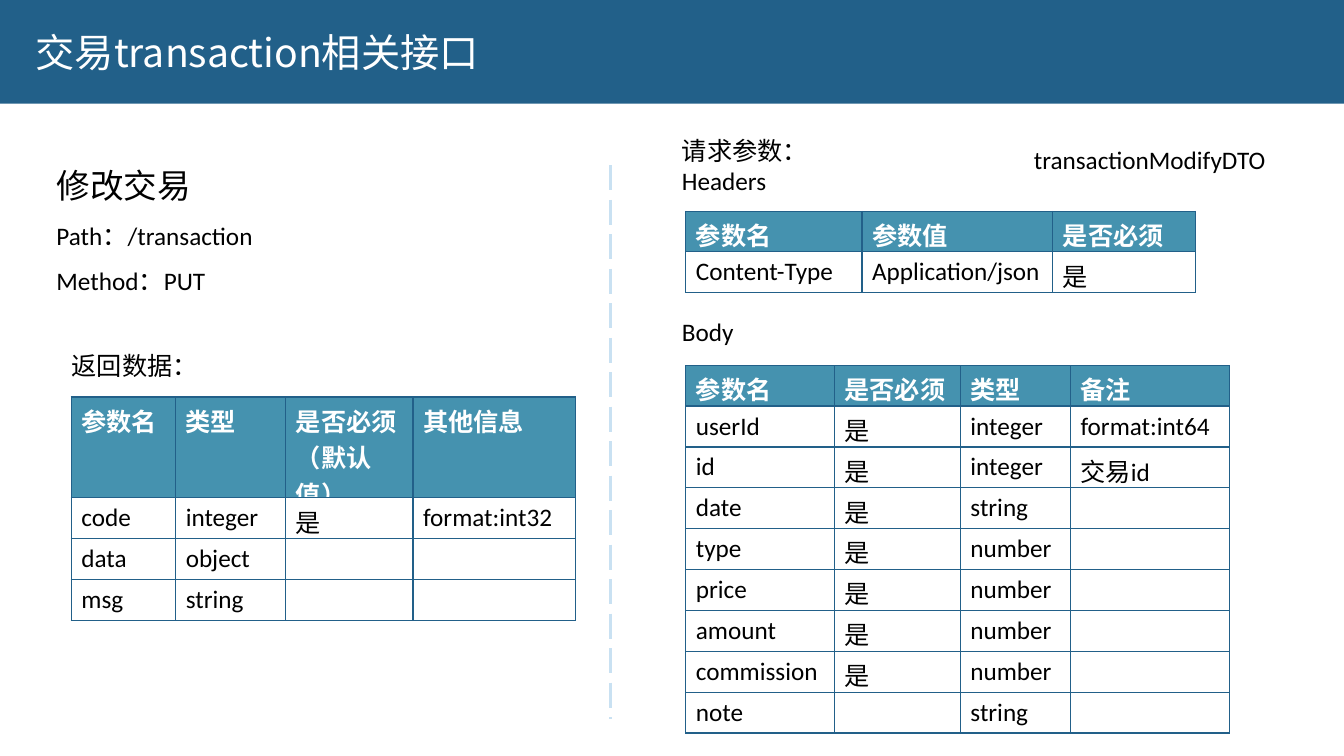
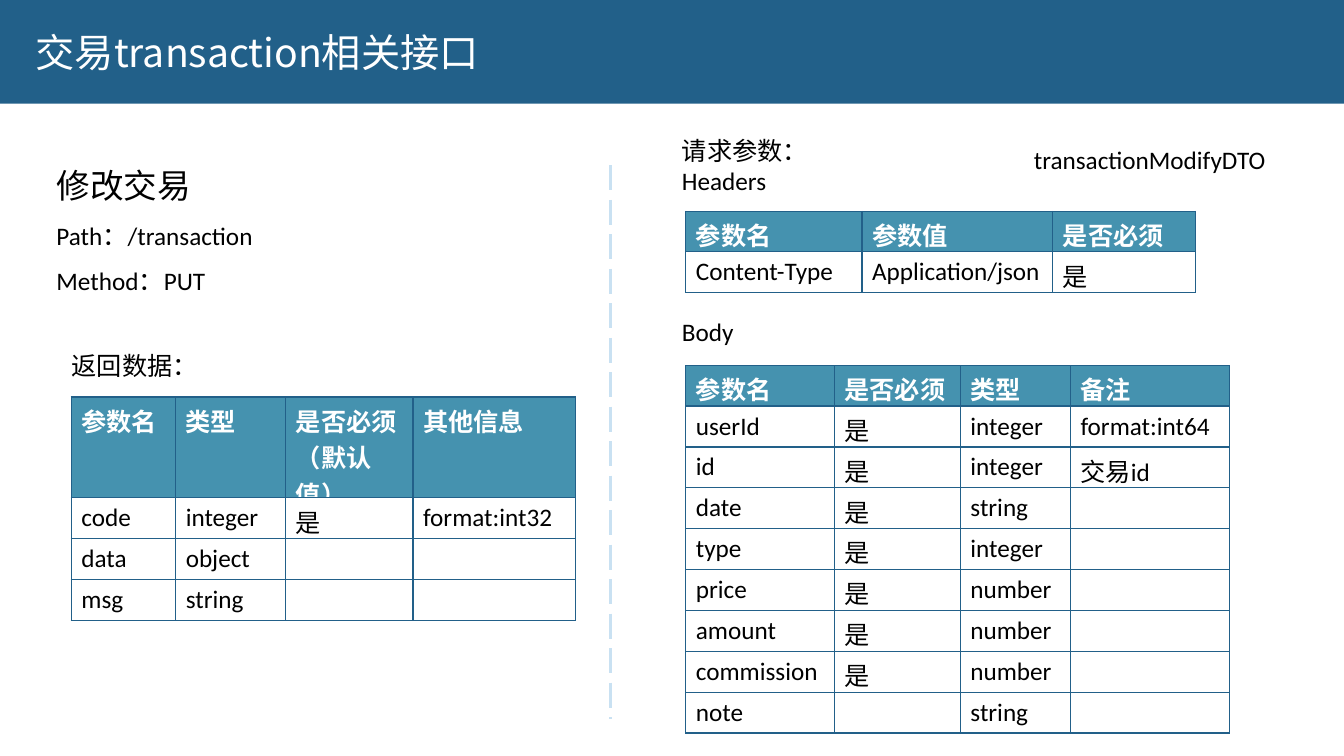
Before and after one commit to 7000qwq/gold, a slide deck: slide 26 of design.pptx. Drawn at 1344x756 pixels with LibreOffice and Linux fonts; fonts in the diff are those of the drawing. Boxes give left, top, right and bottom in pixels: in the first picture for what was removed or moved away, otherwise in the second. Text is boxed around its words. In the diff, an @@ line names an element or a change of style, - is before the commit and + after.

```diff
--- a/design.pptx
+++ b/design.pptx
@@ table at <box>686,366,1229,733</box> @@
-row 5, column 3: number
+row 5, column 3: integer
```
Also in this commit, not shown: 5 other slides changed, 11 slides added, 33 other files.
